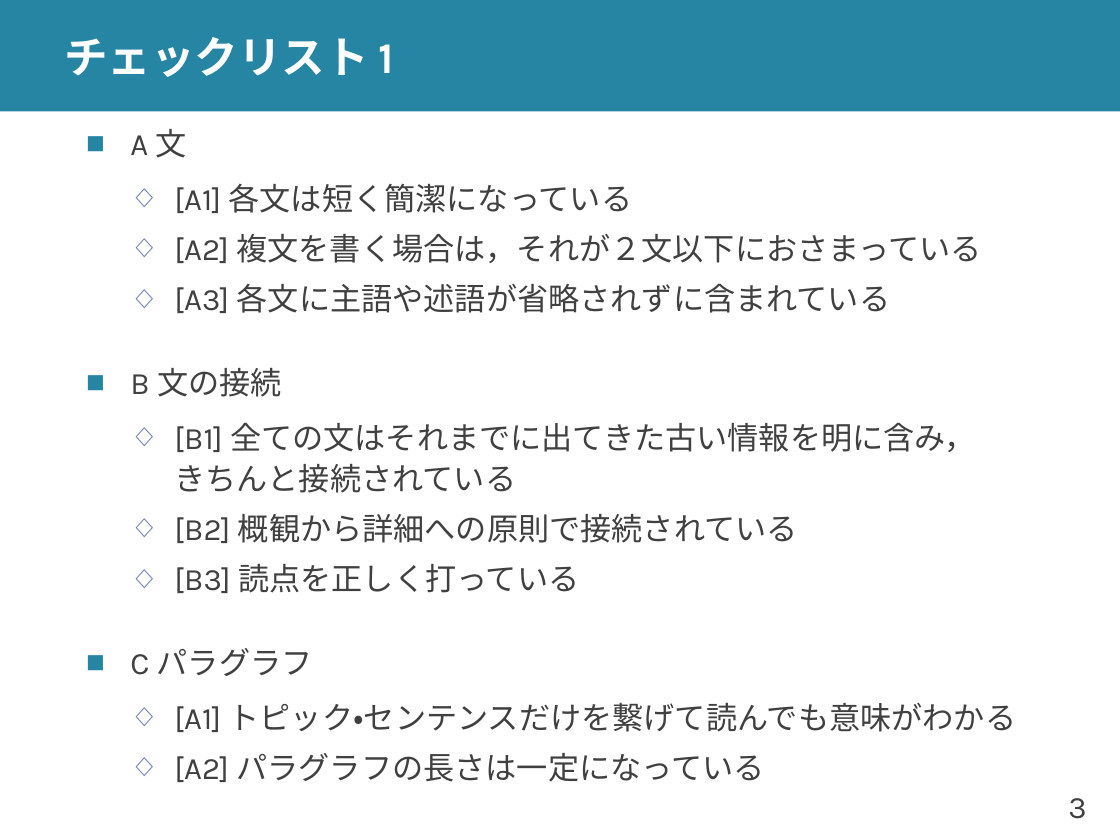
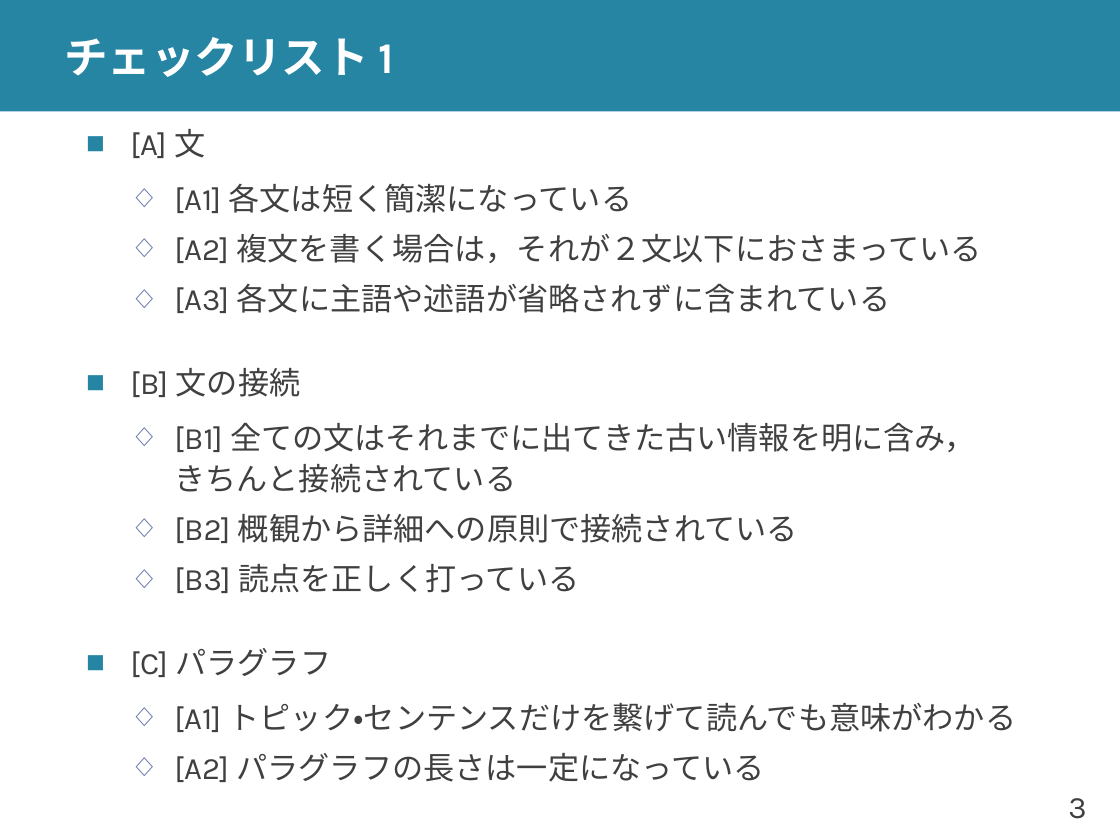
Before and after one commit to shioya-lab/how-to, a slide deck: slide 3 of writing.pptx. Drawn at 1120x840 pixels with LibreOffice and Linux fonts; fonts in the diff are those of the drawing. Boxes give left, top, right and bottom in pixels: in the first picture for what was removed or moved away, otherwise in the second. Text is boxed around its words. In the diff, an @@ line names an element or a change of style, - is before the commit and + after.

```diff
--- a/writing.pptx
+++ b/writing.pptx
@@ text at (x1=130, y1=129, x2=205, y2=158): text changed @@
-■ A 文
+■ [A] 文
@@ text at (x1=130, y1=368, x2=301, y2=397): text changed @@
-■ B 文の接続
+■ [B] 文の接続
@@ text at (x1=130, y1=648, x2=331, y2=677): text changed @@
-■ C パラグラフ
+■ [C] パラグラフ
```
Also in this commit, not shown: 10 other slides changed, 1 other file.
